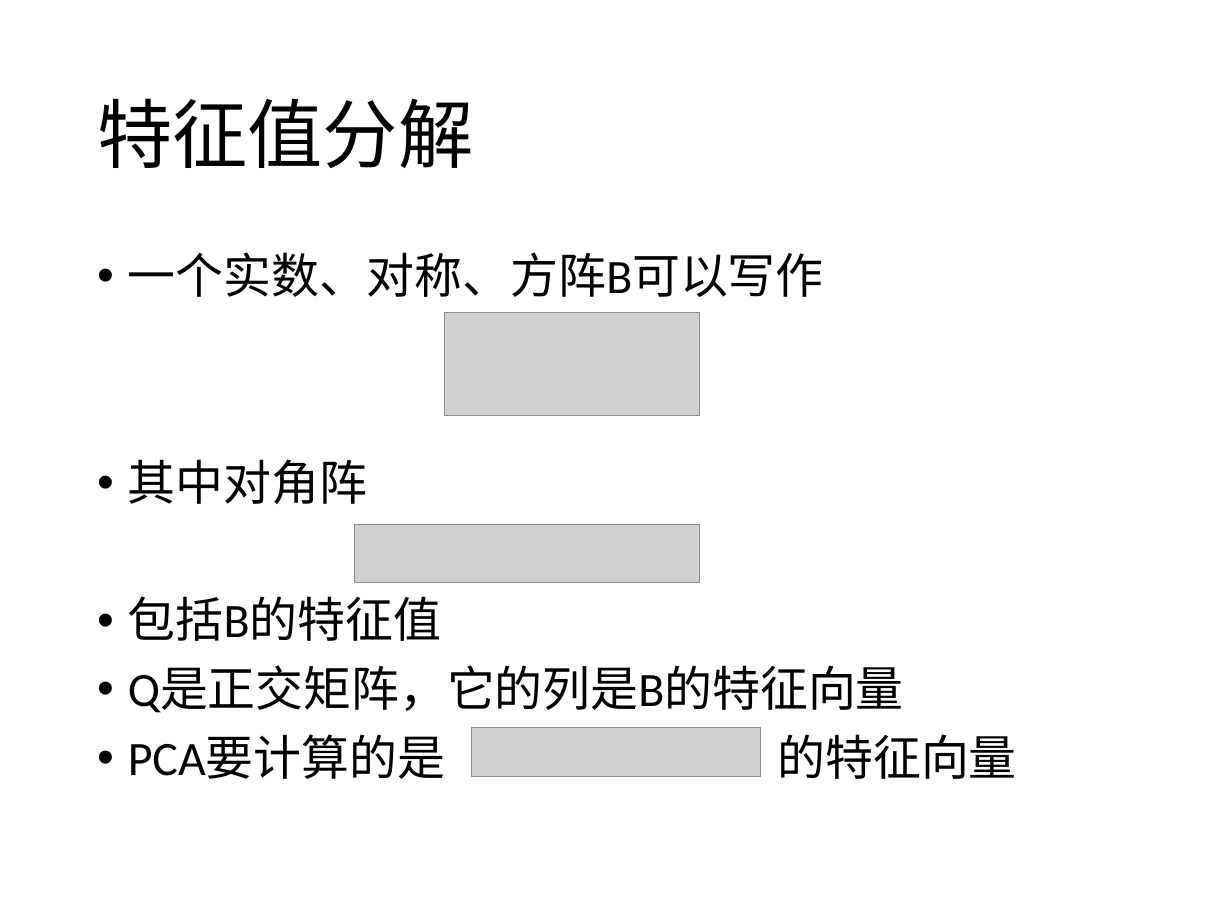
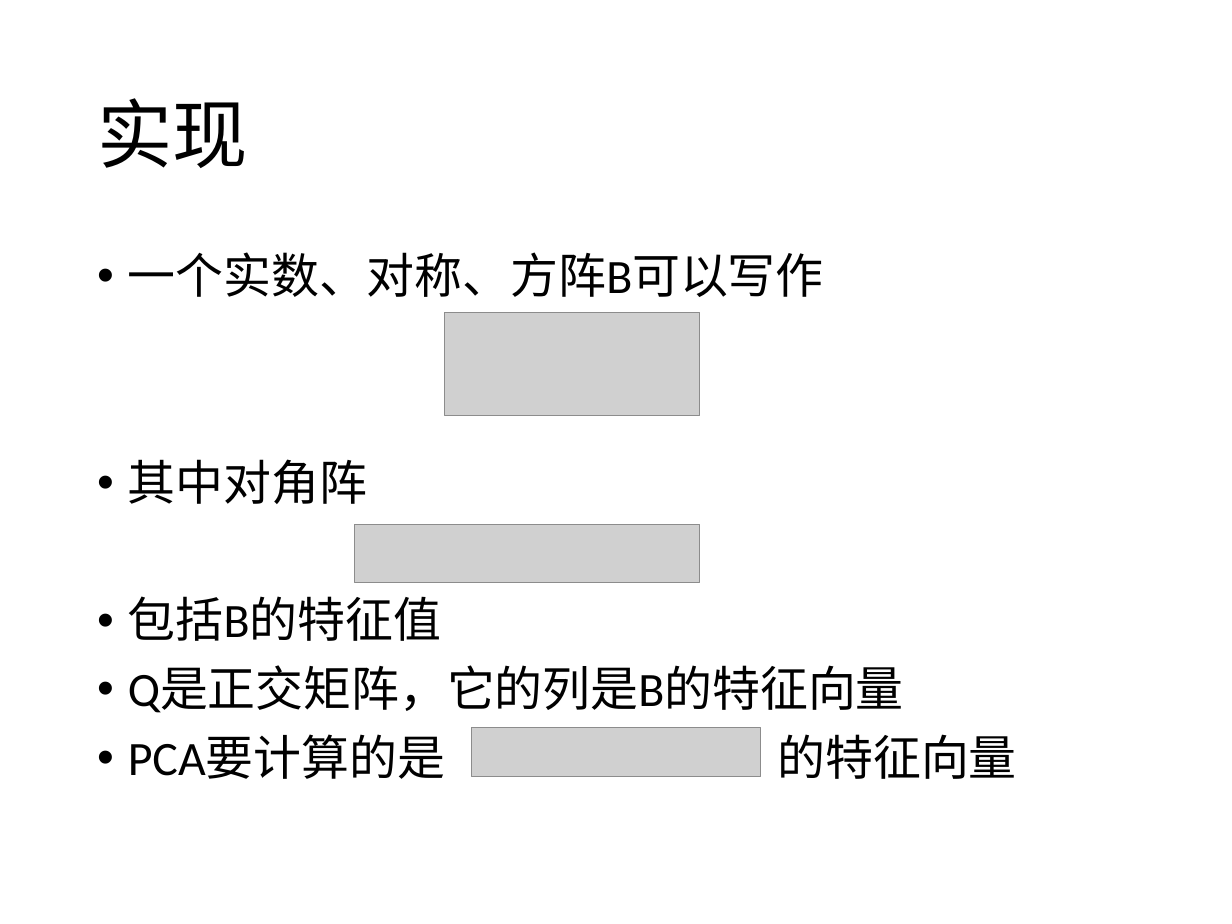
Before and after one commit to yishuai/bigalgo, a slide deck: slide 24 of ppt/13-pca.pptx (slide 16 before the commit). Drawn at 1232x924 pixels with LibreOffice and Linux fonts; fonts in the diff are those of the drawing; grey boxes stand for pictures. Boxes give left, top, right and bottom in pixels: in the first picture for what was removed or moved away, otherwise in the second. Text is boxed around its words. In the diff, an @@ line names an element or a change of style, - is before the commit and + after.

```diff
--- a/ppt/13-pca.pptx
+++ b/ppt/13-pca.pptx
@@ title at (97,98,248,168): text changed @@
-特征值分解
+实现
```
Also in this commit, not shown: 3 other slides changed, 16 slides added, 4 slides removed, 8 other files.
